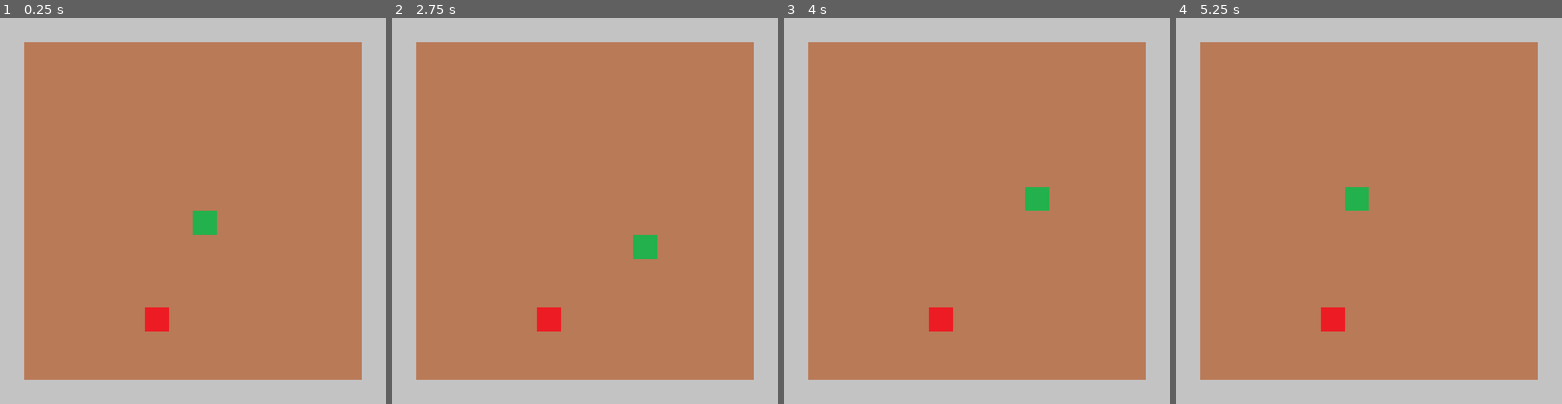
Above: before the commit, frames 1-4 (left to right).
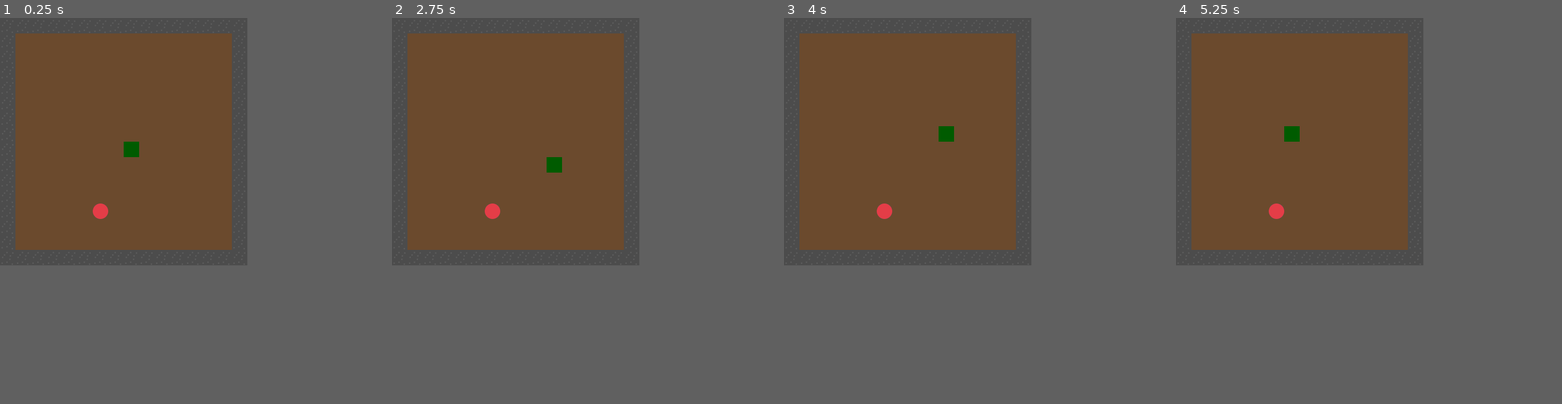
Above: after the commit, the same moments.

Repository: Sebastian-Musial/Snake---The-game
Game: Godot game, scene res://game/Game.tscn
Two runs of this game, one before a commit and one after it. Both use one fixed random seed, a clock stepped at 60 frames per second and the inputs below.
Inputs:
- Up to frame 1 (0.25 s): no input
- Up to frame 2 (2.75 s): tap Enter at 0.5 s; hold Right 0.53-1.28 s; hold Down 1.28-2.03 s; tap Space at 2 s; hold Right from 2.03 s (still down)
- Up to frame 3 (4 s): release Right at 2.78 s; hold Up 2.78-3.53 s; tap Enter at 3.5 s; hold Left from 3.53 s (still down)
- Up to frame 4 (5.25 s): tap Space at 5 s; release Left at 5.03 s; hold Down from 5.03 s (still down)
In our replay, the window is 799x799 before the commit and 512x512 after it. These sizes can differ from the game's own. Grey fills any space a smaller window leaves; there, only what the larger window draws over its background counts as a difference.

The runs differ from the first frame. In frame 1, 57% of the frame differs, in the area x 0-100%, y 0-100%; in frame 2, 58%; in frame 3, 58%; in frame 4, 57%.

Commit message:
Add new graphic

Diff:
--- /dev/null
+++ b/snake-the-game/default_bus_layout.tres
@@ -0,0 +1,4 @@
+[gd_resource type="AudioBusLayout" format=3 uid="uid://crutpepdlkrr3"]
+
+[resource]
+bus/0/volume_db = -7.6307178
--- a/snake-the-game/game/Game.gd
+++ b/snake-the-game/game/Game.gd
@@ -11,11 +11,11 @@
 
 
 #Zmienne do odbioru pixeli z pliku graficznego przez TileMap
-const SOURCE_ID := 0
-const ATLAS_BG := Vector2i(3, 3)
+const SOURCE_ID := 1
+const ATLAS_BG := Vector2i(1, 1)
 const ATLAS_SNAKE := Vector2i(0, 0)
-const ATLAS_FRUIT := Vector2i(0, 3)
-const ATLAS_WALL := Vector2i(3, 0)
+const ATLAS_FRUIT := Vector2i(1, 0)
+const ATLAS_WALL := Vector2i(2, 0)
 
 #Tworzenie obiektów z moich klas
 var snake: Snake
@@ -112,7 +112,7 @@
 	draw_wall()
 	draw_snake()
 	draw_fruit()
-	Turn_Timer.wait_time = 0.5   # 800 ms
+	Turn_Timer.wait_time = 0.5   # 500 ms
 	Turn_Timer.one_shot = false  # Timer powtarzalny - Gdyby True to wywołał by się tylko raz
 	Turn_Timer.start()           #Start odliczania czasu
 
@@ -143,7 +143,7 @@
 	fruit.set_exist(true)
 	Turn_Timer.wait_time = 0.1   # 1000 ms
 	Turn_Timer.start()
-	Turn_Timer.wait_time = 1.0   # 1000 ms
+	Turn_Timer.wait_time = 0.5   # 500 ms
 
 func _on_lose_dialog_canceled() -> void:
 	get_tree().quit()
@@ -154,7 +154,7 @@
 	fruit.spawn(Vector2i(board_width, board_height), snake.get_body(), rng)
 	Turn_Timer.wait_time = 0.1   # 1000 ms
 	Turn_Timer.start()
-	Turn_Timer.wait_time = 1.0   # 1000 ms
+	Turn_Timer.wait_time = 0.5   # 500 ms
 
 func _on_win_dialog_canceled() -> void:
 	get_tree().quit()
--- a/snake-the-game/game/Game.tscn
+++ b/snake-the-game/game/Game.tscn
@@ -1,11 +1,13 @@
-[gd_scene load_steps=6 format=3 uid="uid://d1vngybyiyqlq"]
+[gd_scene load_steps=8 format=3 uid="uid://d1vngybyiyqlq"]
 
 [ext_resource type="Script" uid="uid://dep2hg8wkwgea" path="res://game/Game.gd" id="1_qdja7"]
 [ext_resource type="Texture2D" uid="uid://du57ct4t1rwkl" path="res://TEST_Tiles.png" id="2_m71xk"]
+[ext_resource type="Texture2D" uid="uid://bekksy4a4fd6q" path="res://Graphic.png" id="3_i75et"]
 [ext_resource type="AudioStream" uid="uid://dw6d7x1jkbjva" path="res://Game 120 BPM.ogg" id="3_m71xk"]
 
 [sub_resource type="TileSetAtlasSource" id="TileSetAtlasSource_u44n3"]
 texture = ExtResource("2_m71xk")
+use_texture_padding = false
 0:0/0 = 0
 1:0/0 = 0
 2:0/0 = 0
@@ -23,8 +25,30 @@
 2:3/0 = 0
 3:3/0 = 0
 
+[sub_resource type="TileSetAtlasSource" id="TileSetAtlasSource_adwu5"]
+texture = ExtResource("3_i75et")
+texture_region_size = Vector2i(32, 32)
+0:0/0 = 0
+1:0/0 = 0
+2:0/0 = 0
+3:0/0 = 0
+4:0/0 = 0
+5:0/0 = 0
+0:1/0 = 0
+1:1/0 = 0
+2:1/0 = 0
+3:1/0 = 0
+4:1/0 = 0
+5:1/0 = 0
+0:2/0 = 0
+1:2/0 = 0
+0:3/0 = 0
+1:3/0 = 0
+
 [sub_resource type="TileSet" id="TileSet_sb48q"]
+tile_size = Vector2i(32, 32)
 sources/0 = SubResource("TileSetAtlasSource_u44n3")
+sources/1 = SubResource("TileSetAtlasSource_adwu5")
 
 [node name="Game - Node2D" type="Node2D"]
 script = ExtResource("1_qdja7")
--- a/snake-the-game/menu/Author.tscn
+++ b/snake-the-game/menu/Author.tscn
@@ -13,9 +13,9 @@
 
 [node name="CenterContainer" type="CenterContainer" parent="."]
 layout_mode = 0
-offset_top = 185.0
-offset_right = 256.0
-offset_bottom = 256.0
+offset_top = 300.0
+offset_right = 512.0
+offset_bottom = 412.0
 
 [node name="VBoxContainer" type="VBoxContainer" parent="CenterContainer"]
 layout_mode = 2
@@ -27,8 +27,9 @@
 
 [node name="CenterContainer2" type="CenterContainer" parent="."]
 layout_mode = 0
-offset_right = 256.0
-offset_bottom = 185.0
+offset_top = 30.0
+offset_right = 512.0
+offset_bottom = 250.0
 
 [node name="Label" type="Label" parent="CenterContainer2"]
 layout_mode = 2
--- a/snake-the-game/menu/Menu.tscn
+++ b/snake-the-game/menu/Menu.tscn
@@ -15,9 +15,9 @@
 
 [node name="CenterContainer" type="CenterContainer" parent="."]
 layout_mode = 0
-offset_top = 107.0
-offset_right = 256.0
-offset_bottom = 256.0
+offset_top = 182.0
+offset_right = 512.0
+offset_bottom = 512.0
 
 [node name="VBoxContainer" type="VBoxContainer" parent="CenterContainer"]
 layout_mode = 2
--- a/snake-the-game/project.godot
+++ b/snake-the-game/project.godot
@@ -17,8 +17,8 @@
 
 [display]
 
-window/size/viewport_width=256
-window/size/viewport_height=256
+window/size/viewport_width=512
+window/size/viewport_height=512
 window/stretch/mode="canvas_items"
 
 [input]
Binary file added: snake-the-game/Graphic.png
Not shown, added: snake-the-game/Graphic.png.import
